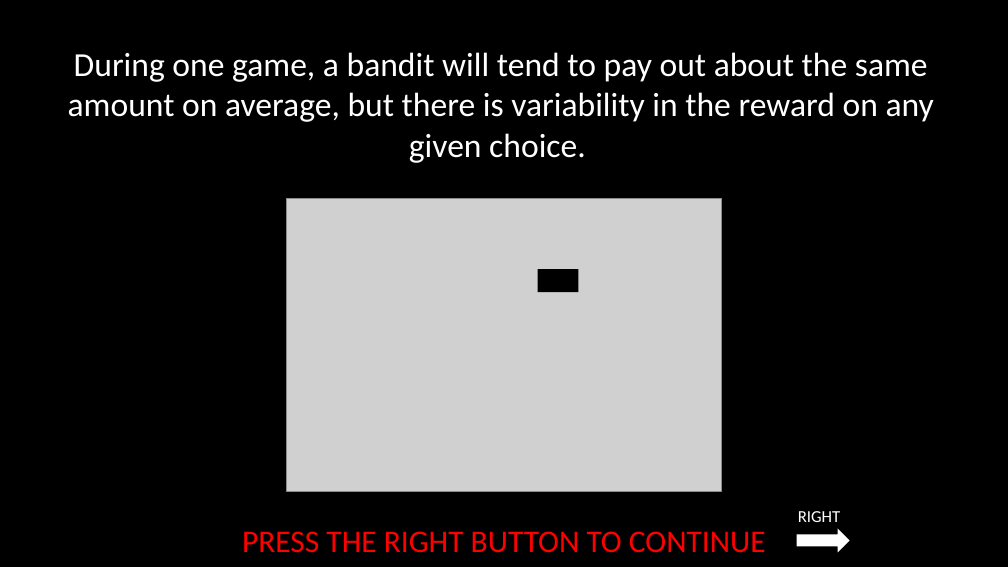
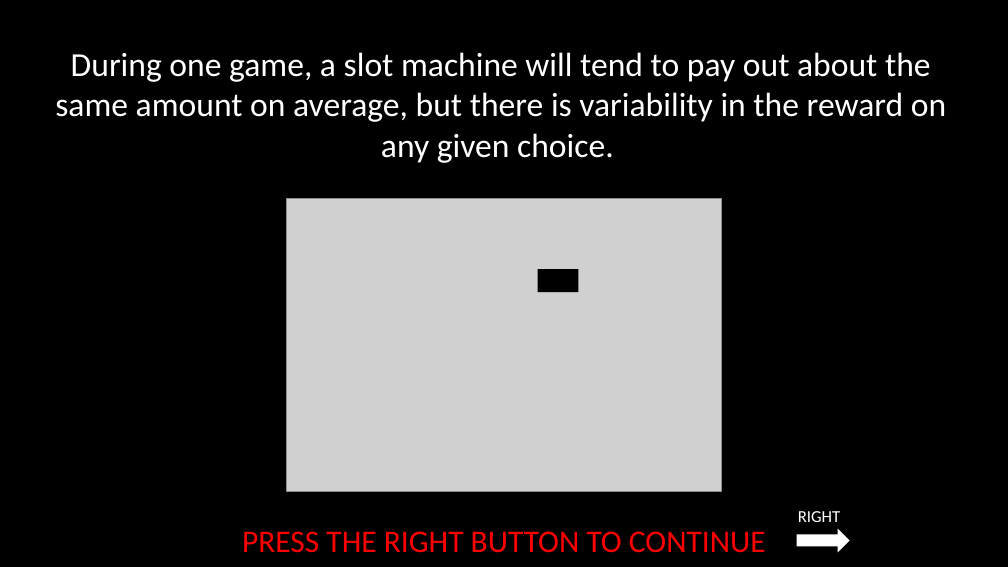
Before and after one commit to laureate-institute-for-brain-research/StimToolOnline, a slide deck: slide 7 of public/js/tasks/horizon/media/horizonInstructions.pptx. Drawn at 1008x567 pixels with LibreOffice and Linux fonts; fonts in the diff are those of the drawing; grey boxes stand for pictures. Boxes give left, top, right and bottom in pixels: in the first picture for what was removed or moved away, otherwise in the second. Text is boxed around its words. In the diff, an @@ line names an element or a change of style, - is before the commit and + after.

```diff
--- a/public/js/tasks/horizon/media/horizonInstructions.pptx
+++ b/public/js/tasks/horizon/media/horizonInstructions.pptx
@@ text at (x1=55, y1=52, x2=946, y2=163): text changed @@
-During one game, a bandit will tend to pay out about the same amount on average, but there is variability in the reward on any given choice.
+During one game, a slot machine will tend to pay out about the same amount on average, but there is variability in the reward on any given choice.
```
Also in this commit, not shown: 14 other slides changed, 4 other files.
